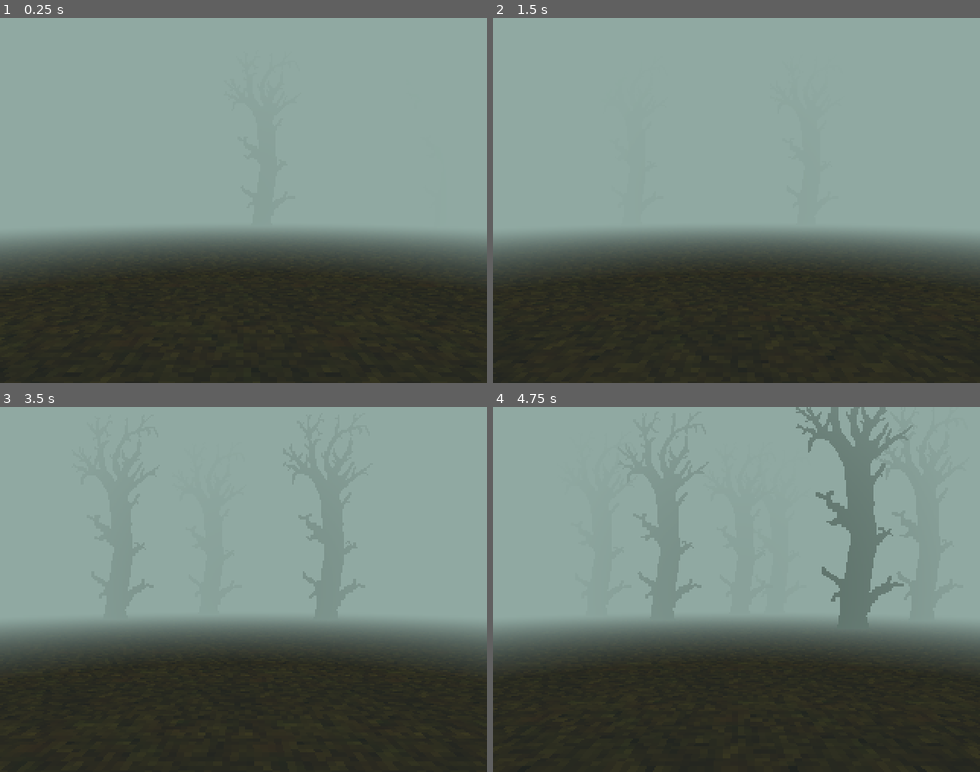
Above: before the commit, frames 1-4 (two rows, left to right).
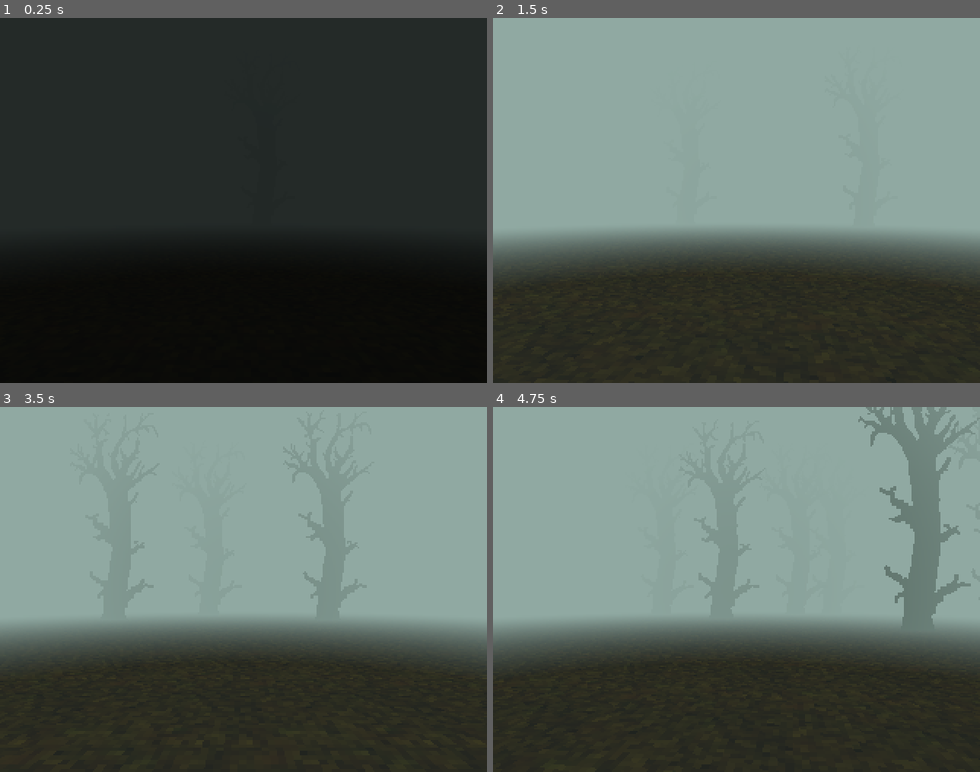
Above: after the commit, the same moments.

Repository: cat-in-the-dark/igrovoe-varenie-5--les
Game: Godot game, scene res://scenes/levels/lvl0_enter_les/lvl0.tscn
The game is run twice, just before and just after one commit, with the same random seed, the same clock (stepped at 60 frames per second) and the same inputs.
Inputs:
- Up to frame 1 (0.25 s): no input
- Up to frame 2 (1.5 s): hold D (move_right) 0.53-1.28 s; tap Down (camera_down, bound only after the commit) at 0.6 s; tap Enter at 1.25 s; hold S (move_back) from 1.28 s (still down); tap Left (camera_left, bound only after the commit) at 1.35 s
- Up to frame 3 (3.5 s): tap Space at 2 s; release S (move_back) at 2.03 s; hold D (move_right) 2.03-2.78 s; tap Right (camera_right, bound only after the commit) at 2.1 s; tap Enter at 2.75 s; hold W (move_forward) from 2.78 s (still down); tap Up (camera_up, bound only after the commit) at 2.85 s
- Up to frame 4 (4.75 s): release W (move_forward) at 3.53 s; hold A (move_left) from 3.53 s (still down); tap Down (camera_down, bound only after the commit) at 3.6 s; tap Left (camera_left, bound only after the commit) at 4.35 s

The runs differ from the first frame. In frame 1, 100% of the frame differs, in the area x 0-100%, y 0-100%; in frame 2, less than 0.1%; in frame 3, less than 0.1%; in frame 4, 9.6%.

Commit message:
add sound and fade out

Diff:
--- /dev/null
+++ b/default_bus_layout.tres
@@ -0,0 +1,9 @@
+[gd_resource type="AudioBusLayout" format=3 uid="uid://blei47st37e80"]
+
+[resource]
+bus/1/name = &"Muted"
+bus/1/solo = false
+bus/1/mute = true
+bus/1/bypass_fx = false
+bus/1/volume_db = 0.0
+bus/1/send = &"Master"
--- a/project.godot
+++ b/project.godot
@@ -18,6 +18,7 @@
 [autoload]
 
 Events="*res://scripts/events.gd"
+AudioPlayers="*res://scenes/main/audio_players.tscn"
 
 [display]
 
@@ -31,49 +32,49 @@
 camera_left={
 "deadzone": 0.2,
 "events": [Object(InputEventJoypadMotion,"resource_local_to_scene":false,"resource_name":"","device":-1,"axis":2,"axis_value":-1.0,"script":null)
+, Object(InputEventKey,"resource_local_to_scene":false,"resource_name":"","device":-1,"window_id":0,"alt_pressed":false,"shift_pressed":false,"ctrl_pressed":false,"meta_pressed":false,"pressed":false,"keycode":0,"physical_keycode":4194319,"key_label":0,"unicode":0,"location":0,"echo":false,"script":null)
 ]
 }
 camera_right={
 "deadzone": 0.2,
 "events": [Object(InputEventJoypadMotion,"resource_local_to_scene":false,"resource_name":"","device":-1,"axis":2,"axis_value":1.0,"script":null)
+, Object(InputEventKey,"resource_local_to_scene":false,"resource_name":"","device":-1,"window_id":0,"alt_pressed":false,"shift_pressed":false,"ctrl_pressed":false,"meta_pressed":false,"pressed":false,"keycode":0,"physical_keycode":4194321,"key_label":0,"unicode":0,"location":0,"echo":false,"script":null)
 ]
 }
 camera_up={
 "deadzone": 0.2,
 "events": [Object(InputEventJoypadMotion,"resource_local_to_scene":false,"resource_name":"","device":-1,"axis":3,"axis_value":-1.0,"script":null)
+, Object(InputEventKey,"resource_local_to_scene":false,"resource_name":"","device":-1,"window_id":0,"alt_pressed":false,"shift_pressed":false,"ctrl_pressed":false,"meta_pressed":false,"pressed":false,"keycode":0,"physical_keycode":4194320,"key_label":0,"unicode":0,"location":0,"echo":false,"script":null)
 ]
 }
 camera_down={
 "deadzone": 0.2,
 "events": [Object(InputEventJoypadMotion,"resource_local_to_scene":false,"resource_name":"","device":-1,"axis":3,"axis_value":1.0,"script":null)
+, Object(InputEventKey,"resource_local_to_scene":false,"resource_name":"","device":-1,"window_id":0,"alt_pressed":false,"shift_pressed":false,"ctrl_pressed":false,"meta_pressed":false,"pressed":false,"keycode":0,"physical_keycode":4194322,"key_label":0,"unicode":0,"location":0,"echo":false,"script":null)
 ]
 }
 move_forward={
 "deadzone": 0.2,
 "events": [Object(InputEventJoypadMotion,"resource_local_to_scene":false,"resource_name":"","device":-1,"axis":1,"axis_value":-1.0,"script":null)
 , Object(InputEventKey,"resource_local_to_scene":false,"resource_name":"","device":-1,"window_id":0,"alt_pressed":false …(183 unchanged characters)…
-, Object(InputEventKey,"resource_local_to_scene":false,"resource_name":"","device":-1,"window_id":0,"alt_pressed":false,"shift_pressed":false,"ctrl_pressed":false,"meta_pressed":false,"pressed":false,"keycode":0,"physical_keycode":4194320,"key_label":0,"unicode":0,"location":0,"echo":false,"script":null)
 ]
 }
 move_back={
 "deadzone": 0.2,
 "events": [Object(InputEventJoypadMotion,"resource_local_to_scene":false,"resource_name":"","device":-1,"axis":1,"axis_value":1.0,"script":null)
 , Object(InputEventKey,"resource_local_to_scene":false,"resource_name":"","device":-1,"window_id":0,"alt_pressed":false …(183 unchanged characters)…
-, Object(InputEventKey,"resource_local_to_scene":false,"resource_name":"","device":-1,"window_id":0,"alt_pressed":false,"shift_pressed":false,"ctrl_pressed":false,"meta_pressed":false,"pressed":false,"keycode":0,"physical_keycode":4194322,"key_label":0,"unicode":0,"location":0,"echo":false,"script":null)
 ]
 }
 move_left={
 "deadzone": 0.2,
 "events": [Object(InputEventJoypadMotion,"resource_local_to_scene":false,"resource_name":"","device":-1,"axis":0,"axis_value":-1.0,"script":null)
 , Object(InputEventKey,"resource_local_to_scene":false,"resource_name":"","device":-1,"window_id":0,"alt_pressed":false …(182 unchanged characters)…
-, Object(InputEventKey,"resource_local_to_scene":false,"resource_name":"","device":-1,"window_id":0,"alt_pressed":false,"shift_pressed":false,"ctrl_pressed":false,"meta_pressed":false,"pressed":false,"keycode":0,"physical_keycode":4194319,"key_label":0,"unicode":0,"location":0,"echo":false,"script":null)
 ]
 }
 move_right={
 "deadzone": 0.2,
 "events": [Object(InputEventJoypadMotion,"resource_local_to_scene":false,"resource_name":"","device":-1,"axis":0,"axis_value":1.0,"script":null)
 , Object(InputEventKey,"resource_local_to_scene":false,"resource_name":"","device":-1,"window_id":0,"alt_pressed":false …(183 unchanged characters)…
-, Object(InputEventKey,"resource_local_to_scene":false,"resource_name":"","device":-1,"window_id":0,"alt_pressed":false,"shift_pressed":false,"ctrl_pressed":false,"meta_pressed":false,"pressed":false,"keycode":0,"physical_keycode":4194321,"key_label":0,"unicode":0,"location":0,"echo":false,"script":null)
 ]
 }
 
--- a/scenes/levels/lvl0_enter_les/lvl0.tscn
+++ b/scenes/levels/lvl0_enter_les/lvl0.tscn
@@ -6,6 +6,7 @@
 [ext_resource type="PackedScene" uid="uid://j7dlglxk4m4k" path="res://scenes/main/player/player.tscn" id="2_y81wl"]
 [ext_resource type="Environment" uid="uid://dr4yxftv2soyc" path="res://scenes/levels/lvl0_enter_les/lvl0_env.tres" id="3_2oxld"]
 [ext_resource type="PackedScene" uid="uid://8dx8bbyu1cbi" path="res://scenes/main/forest/forest_enter.tscn" id="4_63jjx"]
+[ext_resource type="AudioStream" uid="uid://c0iq0g1equ7j" path="res://resources/audio/golosa.ogg" id="8_5vqo5"]
 
 [sub_resource type="WorldBoundaryShape3D" id="WorldBoundaryShape3D_63jjx"]
 
@@ -60,6 +61,11 @@
 transform = Transform3D(1, 0, 0, 0, -4.371139e-08, -1, 0, 1, -4.371139e-08, 0, 0, 0)
 shape = SubResource("WorldBoundaryShape3D_63jjx")
 
+[node name="AudioStreamPlayer3D" type="AudioStreamPlayer3D" parent="Target"]
+stream = ExtResource("8_5vqo5")
+unit_size = 8.0
+autoplay = true
+
 [node name="wall" type="StaticBody3D" parent="."]
 transform = Transform3D(1, 0, 0, 0, 1, 0, 0, 0, 1, -6, 0.5, -12)
 
--- a/scenes/levels/lvl0_enter_les/lvl_0.gd
+++ b/scenes/levels/lvl0_enter_les/lvl_0.gd
@@ -2,7 +2,11 @@
 
 @onready var _animation_player: AnimationPlayer = $Fade/AnimationPlayer
 @onready var player: Player = $Player
-var is_done = false
+
+func on_quest_done():
+	_animation_player.play("fade_in")
+	await _animation_player.animation_finished
+	get_tree().change_scene_to_file("res://scenes/levels/lvl1_ les_izba/level_les.tscn")
 
 func _physics_process(_delta: float) -> void:
 	if player.rotation_degrees.y > 15:
@@ -10,12 +14,9 @@
 	if player.rotation_degrees.y < -15:
 		player.rotation_degrees.y = -15
 
-func on_quest_done():
-	is_done = true
-	_animation_player.play("fade_in")
-	await _animation_player.animation_finished
-	get_tree().change_scene_to_file("res://scenes/levels/lvl1_ les_izba/level_les.tscn")
+func _ready() -> void:
+	Events.les_entered.connect(on_quest_done)
 
 func _on_target_body_entered(body: Node3D) -> void:
-	if body is Player and not is_done:
-		on_quest_done()
+	if body is Player:
+		Events.les_entered.emit()
--- /dev/null
+++ b/scenes/main/audio_players.tscn
@@ -0,0 +1,23 @@
+[gd_scene load_steps=5 format=3 uid="uid://b1yqve2ws6bsm"]
+
+[ext_resource type="AudioStream" uid="uid://kkm4k5oq70q0" path="res://resources/audio/main.ogg" id="1_cstqb"]
+[ext_resource type="Script" uid="uid://by2srvdupklkq" path="res://scripts/audio_players.gd" id="1_qraec"]
+[ext_resource type="AudioStream" uid="uid://c0iq0g1equ7j" path="res://resources/audio/golosa.ogg" id="2_qraec"]
+[ext_resource type="AudioStream" uid="uid://but8gprj7qd2h" path="res://resources/audio/arfa.ogg" id="3_2uoyy"]
+
+[node name="AudioPlayers" type="Node"]
+script = ExtResource("1_qraec")
+
+[node name="Background" type="AudioStreamPlayer" parent="."]
+stream = ExtResource("1_cstqb")
+autoplay = true
+
+[node name="Golosa" type="AudioStreamPlayer" parent="."]
+stream = ExtResource("2_qraec")
+autoplay = true
+bus = &"Muted"
+
+[node name="Arfa" type="AudioStreamPlayer" parent="."]
+stream = ExtResource("3_2uoyy")
+autoplay = true
+bus = &"Muted"
--- a/scenes/main/fade_effect/fade.tscn
+++ b/scenes/main/fade_effect/fade.tscn
@@ -1,4 +1,7 @@
-[gd_scene load_steps=4 format=3 uid="uid://cx10dts3hw0kb"]
+[gd_scene load_steps=5 format=3 uid="uid://cx10dts3hw0kb"]
+
+[sub_resource type="Animation" id="Animation_4jfrv"]
+length = 0.001
 
 [sub_resource type="Animation" id="Animation_y2ypo"]
 resource_name = "fade_in"
@@ -15,8 +18,8 @@
 "values": [Color(0, 0, 0, 0), Color(0, 0, 0, 1)]
 }
 
-[sub_resource type="Animation" id="Animation_4jfrv"]
-length = 0.001
+[sub_resource type="Animation" id="Animation_lt5tr"]
+resource_name = "fade_out"
 tracks/0/type = "value"
 tracks/0/imported = false
 tracks/0/enabled = true
@@ -24,16 +27,17 @@
 tracks/0/interp = 1
 tracks/0/loop_wrap = true
 tracks/0/keys = {
-"times": PackedFloat32Array(0),
-"transitions": PackedFloat32Array(1),
+"times": PackedFloat32Array(0, 1),
+"transitions": PackedFloat32Array(1, 1),
 "update": 0,
-"values": [Color(0, 0, 0, 0)]
+"values": [Color(0, 0, 0, 1), Color(0, 0, 0, 0)]
 }
 
 [sub_resource type="AnimationLibrary" id="AnimationLibrary_4jfrv"]
 _data = {
 &"RESET": SubResource("Animation_4jfrv"),
-&"fade_in": SubResource("Animation_y2ypo")
+&"fade_in": SubResource("Animation_y2ypo"),
+&"fade_out": SubResource("Animation_lt5tr")
 }
 
 [node name="CanvasLayer" type="CanvasLayer"]
@@ -44,9 +48,10 @@
 anchor_bottom = 1.0
 grow_horizontal = 2
 grow_vertical = 2
-color = Color(0, 0, 0, 0)
+color = Color(0, 0, 0, 1)
 
 [node name="AnimationPlayer" type="AnimationPlayer" parent="."]
 libraries = {
 &"": SubResource("AnimationLibrary_4jfrv")
 }
+autoplay = "fade_out"
--- a/scenes/main/player/player.gd
+++ b/scenes/main/player/player.gd
@@ -45,7 +45,9 @@
 
 	move_and_slide()
 
+func on_quest_done():
+	set_physics_process(false)
+
 func _ready() -> void:
-	Events.izba_entered.connect(func on_izba_reached() -> void:
-		set_physics_process(false)
-	)
+	Events.izba_entered.connect(on_quest_done)
+	Events.les_entered.connect(on_quest_done)
--- /dev/null
+++ b/scripts/audio_players.gd
@@ -0,0 +1,15 @@
+extends Node
+
+@onready var backgound: AudioStreamPlayer = $Background
+@onready var golosa: AudioStreamPlayer = $Golosa
+@onready var arfa: AudioStreamPlayer = $Arfa
+
+func on_les_entered() -> void:
+	golosa.bus = "Master"
+
+func on_izba_entered() -> void:
+	pass
+
+func _ready() -> void:
+	Events.les_entered.connect(on_les_entered)
+	Events.izba_entered.connect(on_izba_entered)
--- a/scripts/events.gd
+++ b/scripts/events.gd
@@ -1,3 +1,4 @@
 extends Node
 
 signal izba_entered
+signal les_entered
Not shown, changed: resources/audio/arfa.ogg.import
Not shown, changed: resources/audio/bells.ogg.import
Not shown, changed: resources/audio/golosa.ogg.import
Not shown, changed: resources/audio/main.ogg.import
Not shown: 1 places in scenes/levels/lvl0_enter_les/lvl0.tscn that only renumber resources
Not shown, added: scripts/audio_players.gd.uid
